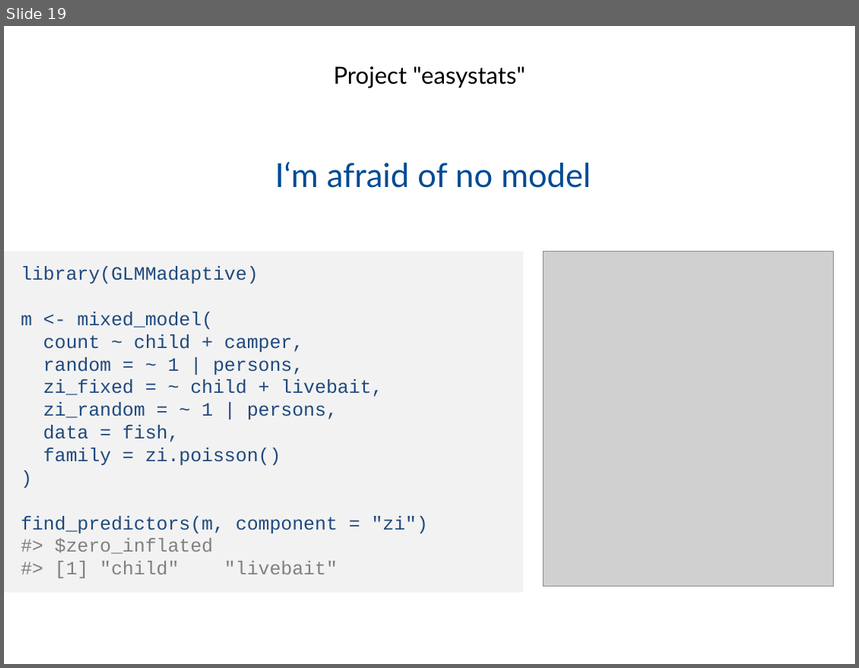
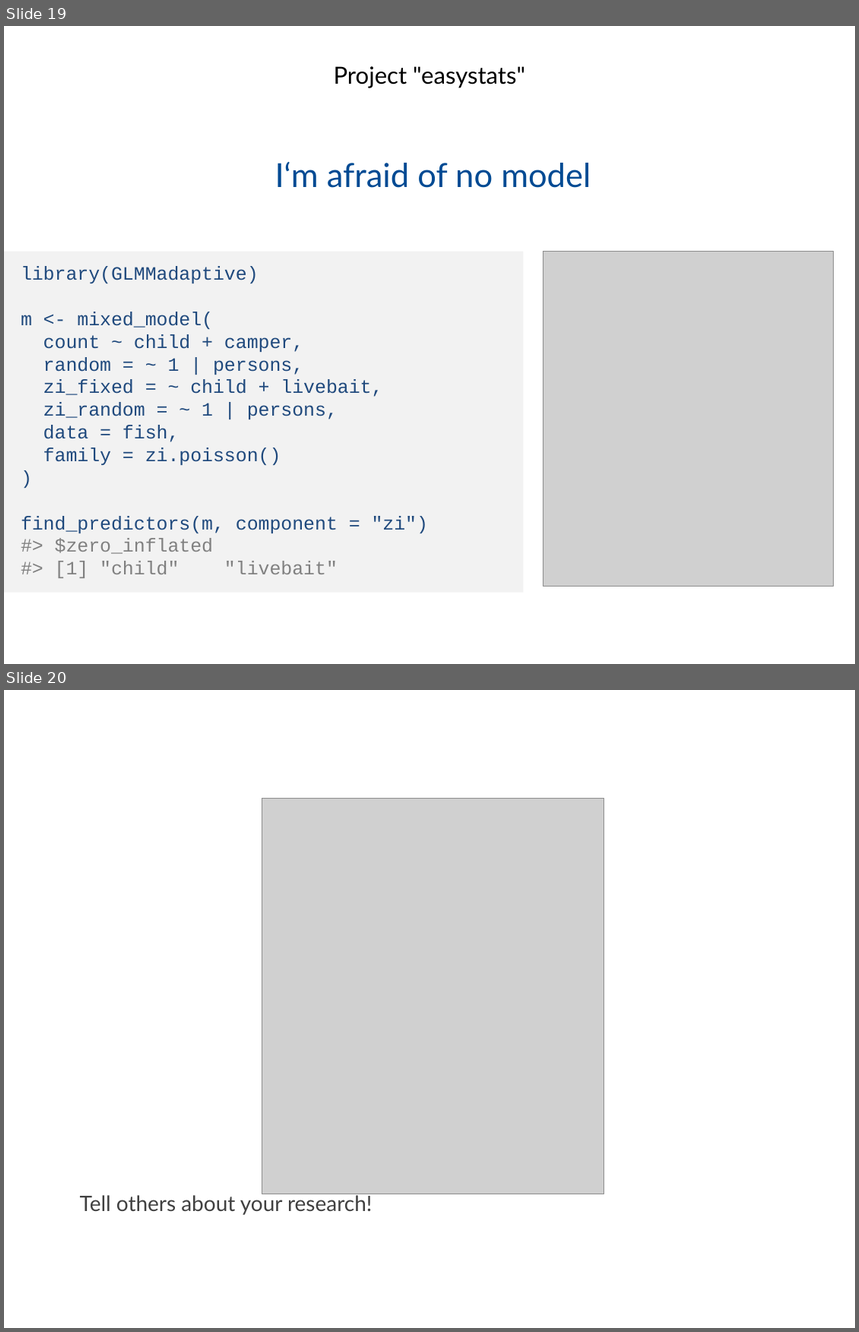
Before and after one commit to easystats/easystats, a slide deck: presentations/2019-02_Hamburg_RUG/1902 Hamburg RUG easystats.pptx. Shown one above the other, each under a label of ours: slide 19 before the commit, slides 19 and 20 after it. The pictures are 859x668 and 859x1332 pixels, drawn with LibreOffice and Linux fonts; fonts in the diff are those of the drawing; grey boxes stand for pictures; background and template pictures are left out. Boxes give left, top, right and bottom in pixels: in the first picture for what was removed or moved away, otherwise in the second. Text is boxed around its words. In the diff, an @@ line names an element or a change of style, - is before the commit and + after.

```diff
--- a/presentations/2019-02_Hamburg_RUG/1902 Hamburg RUG easystats.pptx
+++ b/presentations/2019-02_Hamburg_RUG/1902 Hamburg RUG easystats.pptx
@@ slide 20 added at [4, 690, 855, 1328], background #FFFFFF @@
@@ picture added at [262, 798, 604, 1194] @@
@@ text added at [80, 1193, 372, 1215], 18 pt, text #404040 @@
+Tell others about your research!
```
Also in this commit, not shown: 1 slide changed, 3 other slides added, 1 other file.
